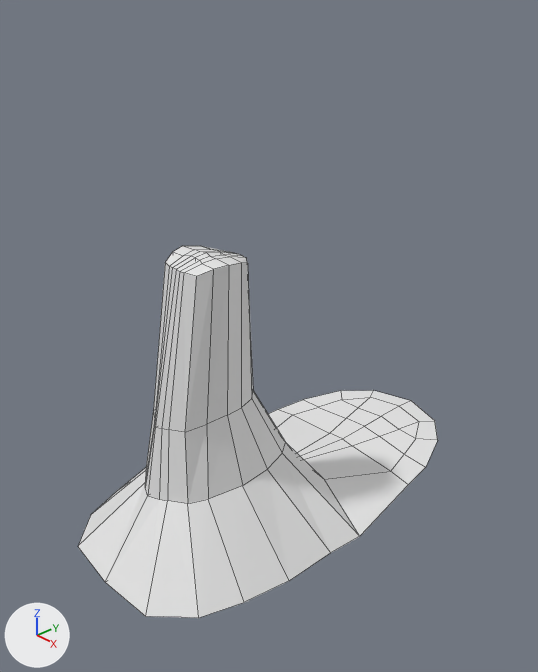
A saved change to the Blender file Batedeira.blend.
Both versions are drawn from a camera (50 mm lens) standing at (4.68, -4.74, 2.84) and looking at (0.0, -0.5, -0.31). The lights are fixed; the arrows at lower left show +X, +Y and +Z. Mesh edges are drawn as thin lines.

The scene before the commit, as lines of its bpy script (objects in view):
```python
me_cube_002 = bpy.data.meshes.new('Cube.002')
me_cube_002.from_pydata(...)  # 77 vertices, 66 faces; spans x -4.6..0.0, y -4.9..13.1, z -8.7..2.9
# before: 1 (0.0, -0.9, 2.6) at pixel (176, 269), 6 (-0.9, -0.7, 2.6) at pixel (165, 262), 40 (-0.2, -0.9, 2.6) at pixel (172, 267), 50 (-0.4, -0.9, 2.6) at pixel (169, 266)
ob_cube = bpy.data.objects.new('Cube', me_cube_002)
ob_cube.location = (0.0, -1.29, 0.0)
ob_cube.scale = (0.241, 0.241, 0.241)
_m = ob_cube.modifiers.new('Mirror', 'MIRROR')
_m.use_clip = True
```
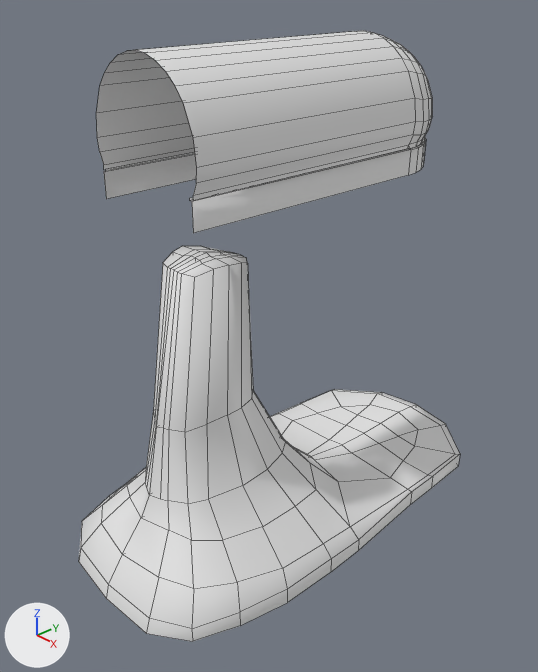
Where the change shows, as pixel boxes [x1, y1, x2, y2] in the pictures (538 x 672 px; the box of a moved part takes in the faces that stretch with it):
'Cube', reshaped (64% taller): before [78, 246, 438, 618]; after [79, 30, 460, 642]
part 1 of me_cube_002, added: after [96, 30, 433, 200]
part 2 of me_cube_002, added: after [104, 137, 426, 233]
part 3 of me_cube_002, built on: before [78, 390, 438, 618]; after [79, 389, 460, 642]
part 4 of me_cube_002, moved or reshaped: [153, 252, 213, 432] in both
part 5 of me_cube_002, shading changed: [145, 246, 286, 504] in both

The edits, one by one:
me_cube_002 is used by ob_cube; location (0.0, -1.29, 0.0); scale (0.241, 0.241, 0.241).
Verts and faces of me_cube_002; kept vertices keep their numbers, new ones are numbered from 77.
me_cube_002 had 77 vertices, 66 faces and spanned x -4.6..0.0, y -4.9..13.1, z -8.7..2.9.
me_cube_002 now has 256 vertices, 218 faces and spans x -4.7..0.0, y -5.0..13.5, z -9.5..9.6.
me_cube_002 part 1: a new loose piece of 102 vertices spanning x -2.7..0.0, y -1.9..11.2, z 5.7..9.6.
me_cube_002 part 2: a new loose piece of 40 vertices spanning x -2.4..0.0, y -1.9..11.2, z 4.7..5.8.
Part 3, on me_cube_002:
7 vertices are removed from x -4.6..0.0, y -4.9..7.9, z -8.7..-8.2.
18 faces are deleted.
24 vertices move from x -4.6..0.0, y -2.8..13.1, z -8.7..-5.8 to x -4.1..0.0, y -2.7..13.1, z -8.7..-5.8.
37 vertices are added at x -4.7..0.0, y -5.0..13.5, z -9.5..-6.6.
7 new vertices lie (0.0, 0.0, 0.7) away from vertices in x -4.7..-3.8, y -3.8..11.7, z -9.5.
53 new faces join them.
Part 4, on me_cube_002:
Vertices 1, 6, 40, 50 move by (0.0, -0.1, 0.0).
me_cube_002 part 5: 48 kept faces spanning x -3.1..0.0, y -2.7..10.7, z -8.6..2.9 are now shaded smooth.
